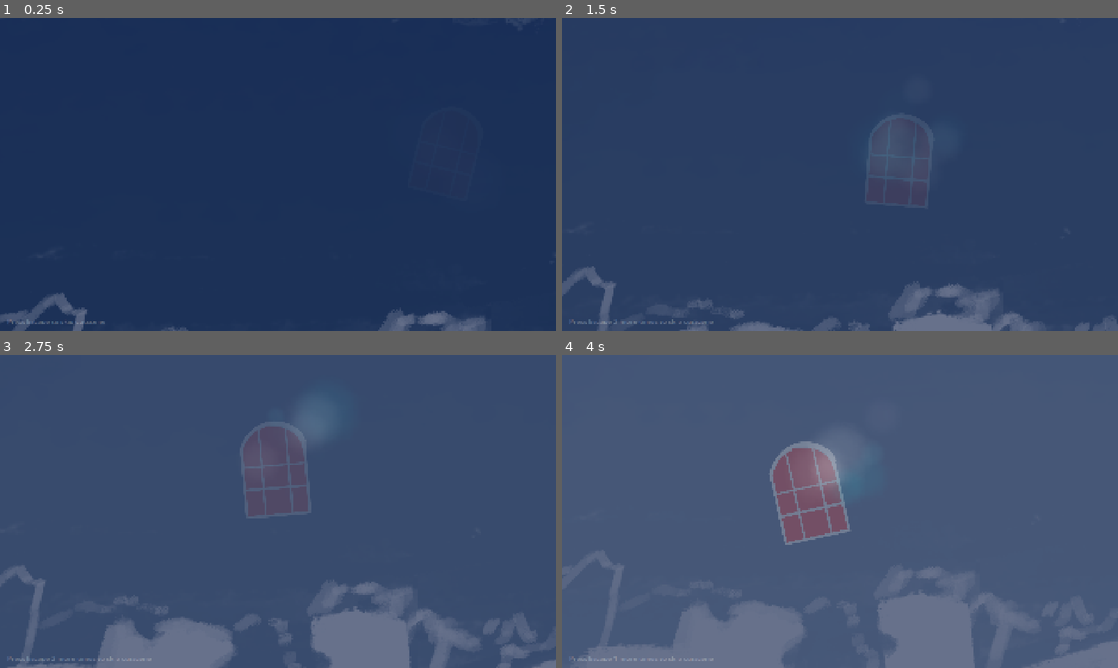
Above: before the commit, frames 1-4 (two rows, left to right).
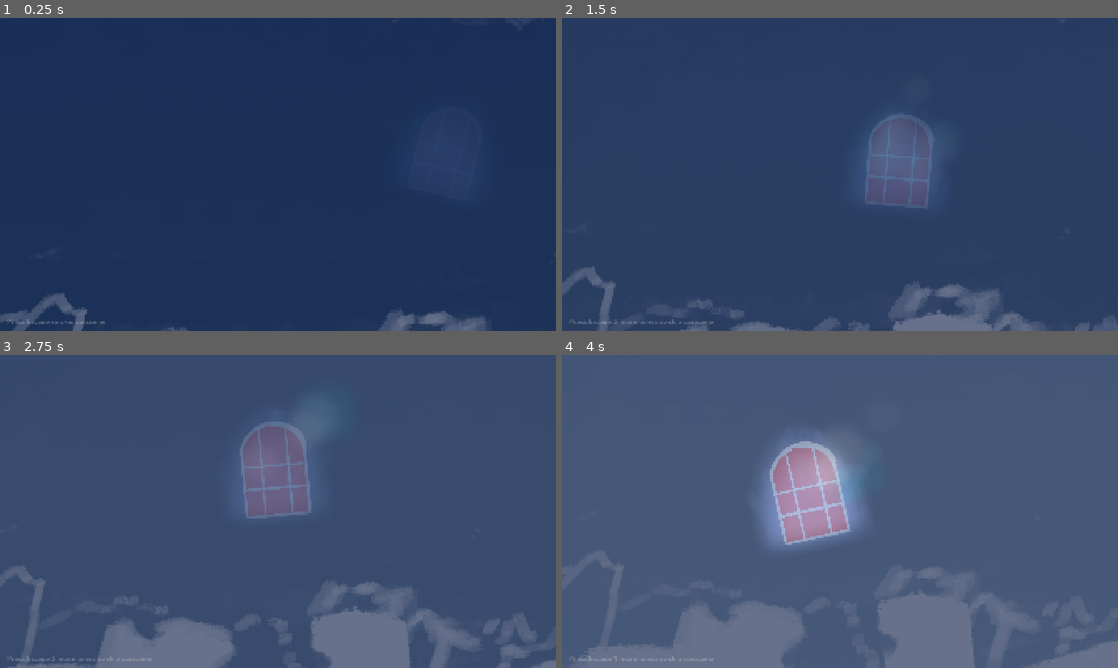
Above: after the commit, the same moments.

Repository: FlooferLand/timeloop-game
Game: Godot game, scene res://levels/outside/intro.tscn
The game is run twice, just before and just after one commit, with the same random seed, the same clock (stepped at 60 frames per second) and the same inputs. This scene is started directly instead of the project's main scene. Sound files missing from this copy of the repository are replaced by a short silence.
Inputs (mouse positions are in pixels of both pictures, inside the frame that each line leads up to):
- Up to frame 1 (0.25 s): no input
- Up to frame 2 (1.5 s): tap Enter at 0.5 s; move the mouse to (962, 158) at 0.52 s; hold Space (advance_dialog) 0.53-1.28 s; hold D (walk_right) from 0.53 s (still down); click (962, 158) at 0.67 s; move the mouse to (728, 190) at 1.27 s; tap Up (interact) at 1.35 s
- Up to frame 3 (2.75 s): move the mouse to (333, 442) at 2.02 s; release D (walk_right) at 2.03 s; hold A (walk_left) from 2.03 s (still down); hold Shift (sprint) from 2.03 s (still down)
- Up to frame 4 (4 s): move the mouse to (812, 574) at 2.77 s; release A (walk_left) at 2.78 s; release Shift (sprint) at 2.78 s; hold D (walk_right) from 2.78 s (still down); tap T at 2.85 s; click (812, 574) at 2.92 s; move the mouse to (1006, 558) at 3.52 s; hold Space (advance_dialog) from 3.53 s (still down)

The runs differ from the first frame. In frame 2, 1.7% of the frame differs, in the area x 54-67%, y 37-60%; in frame 3, 2.4%; in frame 4, 5.2%, in the area x 35-55%, y 26-62%.

Commit message:
Add lighting to intro cutscene

Diff:
--- a/levels/outside/intro.tscn
+++ b/levels/outside/intro.tscn
@@ -23,6 +23,7 @@
 [ext_resource type="PackedScene" uid="uid://divqq41454uas" path="res://levels/outside/scenes/spaceship_ambient_poof.tscn" id="19_rjd78"]
 [ext_resource type="AudioStream" uid="uid://d2uc776b6rryi" path="res://assets/sfx/random/typewrite.tres" id="19_y3yg3"]
 [ext_resource type="PackedScene" uid="uid://b126372syf2k6" path="res://levels/outside/scenes/spaceship_land_poof.tscn" id="20_d3c7x"]
+[ext_resource type="Texture2D" uid="uid://c0cjqp1x2fupm" path="res://assets/textures/light/area_light_long.png" id="20_emdsu"]
 [ext_resource type="PackedScene" uid="uid://dgnguofpsk6jj" path="res://components/skip/skip_component.tscn" id="22_yvt5h"]
 
 [sub_resource type="WorldBoundaryShape2D" id="WorldBoundaryShape2D_7jqtv"]
@@ -247,6 +248,18 @@
 "transitions": PackedFloat32Array(1),
 "update": 0,
 "values": [Color(1, 1, 1, 1)]
+}
+tracks/19/type = "value"
+tracks/19/imported = false
+tracks/19/enabled = true
+tracks/19/path = NodePath("Spaceship/PointLight2D:energy")
+tracks/19/interp = 1
+tracks/19/loop_wrap = true
+tracks/19/keys = {
+"times": PackedFloat32Array(0),
+"transitions": PackedFloat32Array(1),
+"update": 0,
+"values": [1.0]
 }
 
 [sub_resource type="Animation" id="Animation_oqetn"]
@@ -547,6 +560,18 @@
 "update": 0,
 "values": [Color(0.490196, 0.490196, 0.490196, 0.92549), Color(1, 1, 1, 1)]
 }
+tracks/24/type = "value"
+tracks/24/imported = false
+tracks/24/enabled = true
+tracks/24/path = NodePath("Spaceship/PointLight2D:energy")
+tracks/24/interp = 1
+tracks/24/loop_wrap = true
+tracks/24/keys = {
+"times": PackedFloat32Array(0, 0.97, 1.83, 4.12, 4.97, 5.23, 5.61, 5.7867413, 6.1666665, 6.508266, 7.15, 16.663233, 17.034626, 17.282223, 28),
+"transitions": PackedFloat32Array(1, 1, 1, 1, 1, 1, 1, 1, 1, 1, 1, 1, 1, 1, 1),
+"update": 0,
+"values": [0.0, 1.0, 0.0, 1.0, 0.6, 0.0, 0.5, 0.2, 0.5, 0.2, 0.5, 0.5, 2.0, 0.8, 0.5]
+}
 
 [sub_resource type="AnimationLibrary" id="AnimationLibrary_5vqf0"]
 _data = {
@@ -655,7 +680,7 @@
 position = Vector2(48, -944)
 
 [node name="OutsideCamera" type="Camera2D" parent="Camera" node_paths=PackedStringArray("target")]
-position = Vector2(48, -944)
+position = Vector2(47.99999, -944.0002)
 zoom = Vector2(0.8, 0.8)
 process_callback = 0
 limit_left = -1150
@@ -703,6 +728,13 @@
 
 [node name="SpaceshipAmbientPoof" parent="Spaceship" instance=ExtResource("19_rjd78")]
 position = Vector2(0, -232)
+
+[node name="PointLight2D" type="PointLight2D" parent="Spaceship"]
+position = Vector2(0, -248.165)
+scale = Vector2(2.107, 2.107)
+color = Color(0.99833435, 0.86131954, 0.8426048, 1)
+texture = ExtResource("20_emdsu")
+texture_scale = 1.1
 
 [node name="SpaceshipLandPoof" parent="." instance=ExtResource("20_d3c7x")]
 
@@ -751,3 +783,4 @@
 position = Vector2(9, -461.5)
 scale = Vector2(4.625, 21.5703)
 texture = ExtResource("17_wgj81")
+metadata/_edit_lock_ = true
Not shown: 1 places in levels/outside/intro.tscn that only renumber resources
